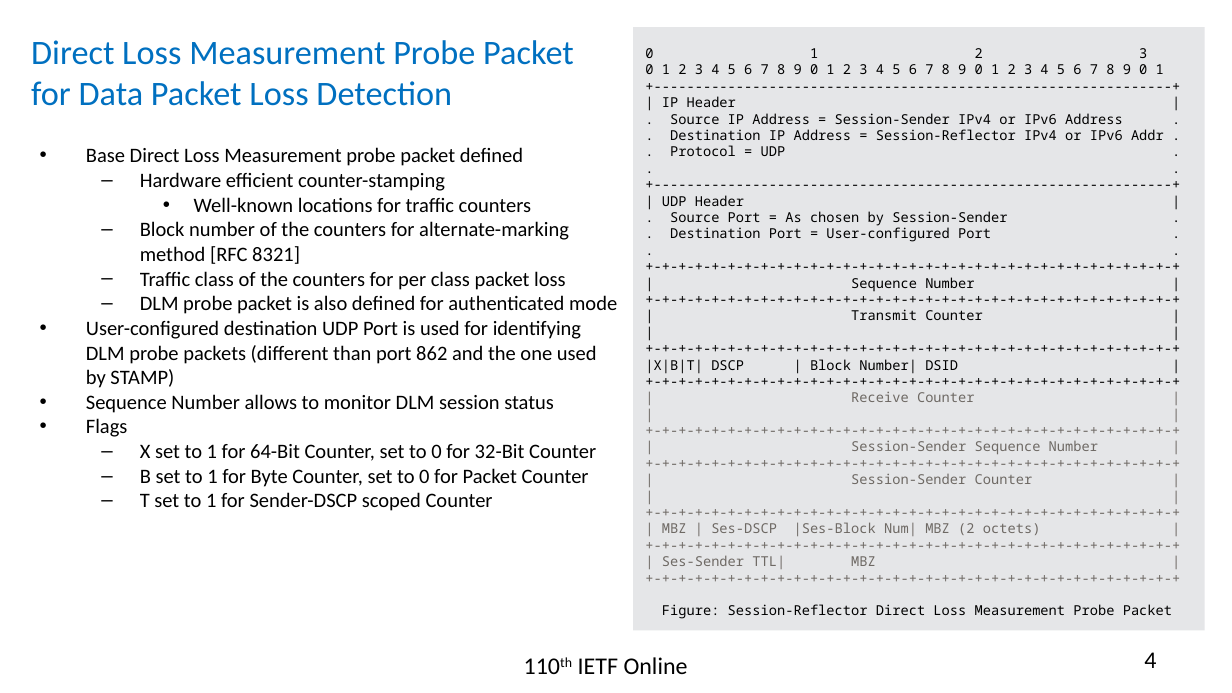
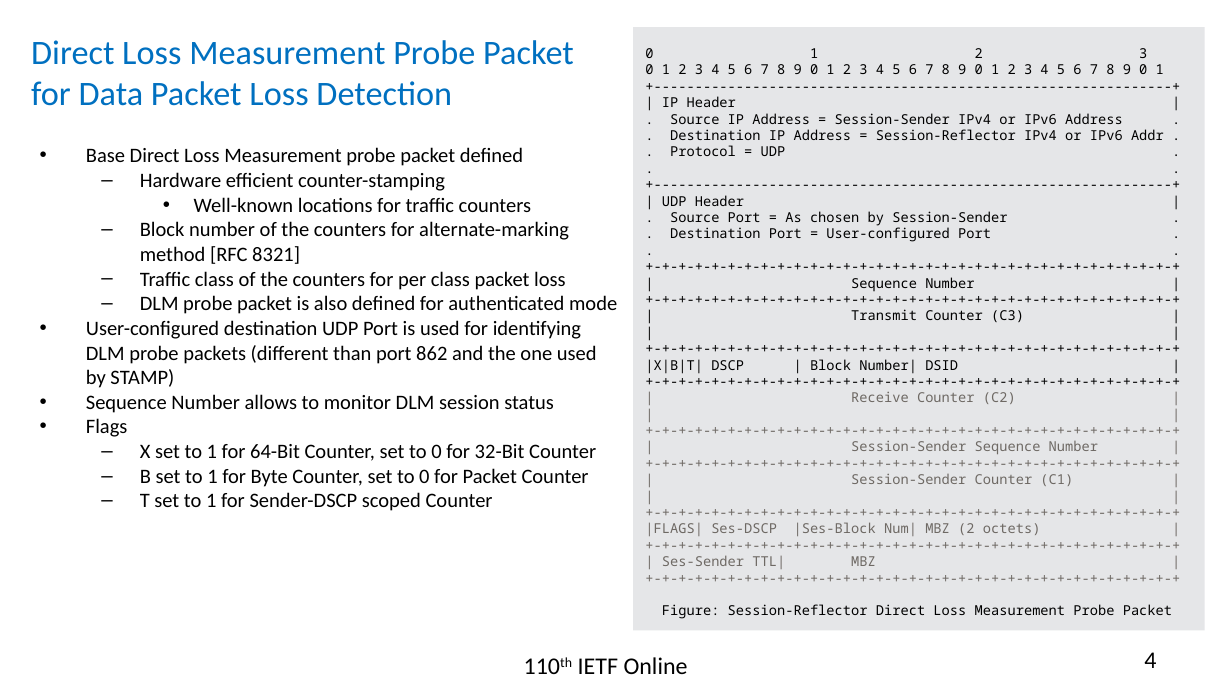
Before and after one commit to rakgandhi/ietf-slides, a slide deck: slide 4 of draft-gandhi-ippm-simple-direct-loss-00.pptx. Drawn at 1232x693 pixels with LibreOffice and Linux fonts; fonts in the diff are those of the drawing. Boxes give left, top, right and bottom in pixels: in the first picture for what was removed or moved away, otherwise in the second. Text is boxed around its words. In the diff, an @@ line names an element or a change of style, - is before the commit and + after.

```diff
--- a/draft-gandhi-ippm-simple-direct-loss-00.pptx
+++ b/draft-gandhi-ippm-simple-direct-loss-00.pptx
@@ text in rectangle at bbox=[851, 309, 1024, 322]: text changed @@
-| Transmit Counter |
+| Transmit Counter (C3) |
@@ text in rectangle at bbox=[851, 392, 1016, 404]: text changed @@
-| Receive Counter |
+| Receive Counter (C2) |
@@ text in rectangle at bbox=[851, 474, 1073, 486]: text changed @@
-| Session-Sender Counter |
+| Session-Sender Counter (C1) |
@@ text in rectangle at bbox=[645, 522, 1041, 536]: text changed @@
-| MBZ | Ses-DSCP |Ses-Block Num| MBZ (2 octets) |
+|FLAGS| Ses-DSCP |Ses-Block Num| MBZ (2 octets) |
```
Also in this commit, not shown: 1 other slide changed, 1 other file.
